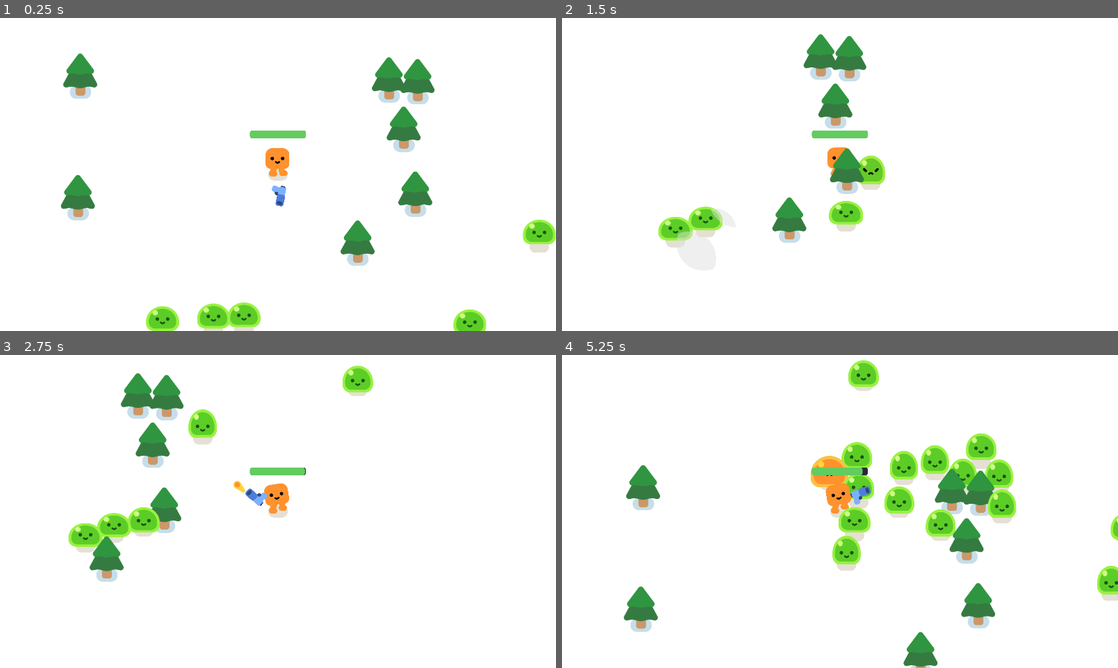
Above: before the commit, frames 1-4 (two rows, left to right).
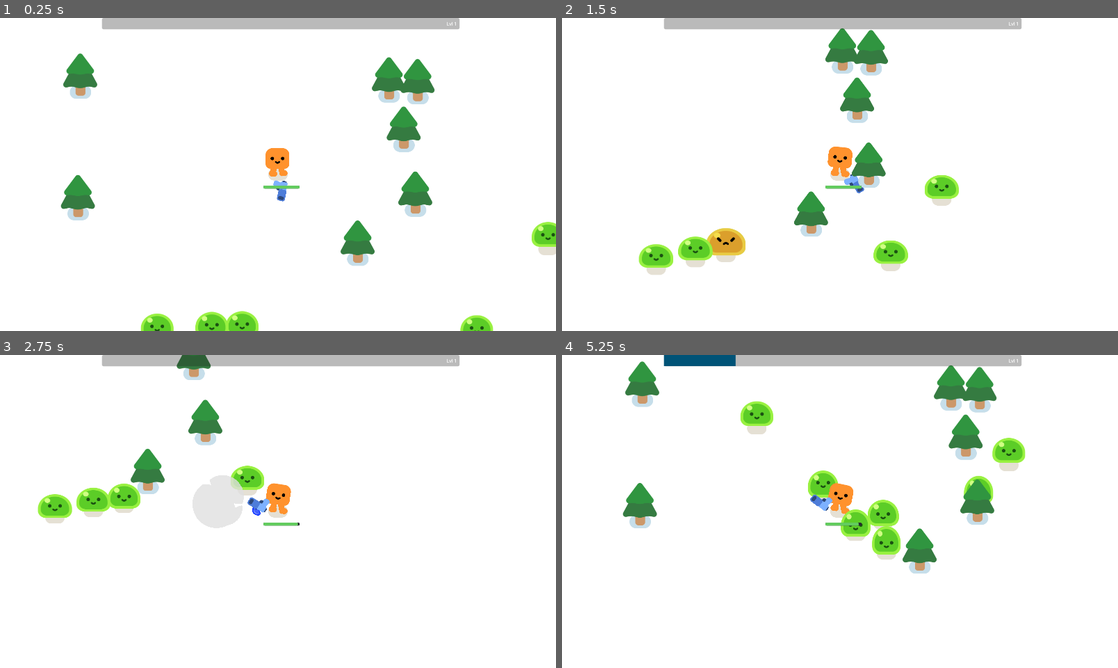
Above: after the commit, the same moments.

Repository: nickbmeisner/Vampire-Survivor-Style-Game
Game: Godot game, scene res://survivors_game.tscn
Two runs of this game, one before a commit and one after it. Both use one fixed random seed, a clock stepped at 60 frames per second and the inputs below.
Inputs:
- Up to frame 1 (0.25 s): no input
- Up to frame 2 (1.5 s): hold D (move_right) 0.53-1.28 s; hold S (move_down) from 1.28 s (still down)
- Up to frame 3 (2.75 s): release S (move_down) at 2.03 s; hold D (move_right) from 2.03 s (still down)
- Up to frame 4 (5.25 s): release D (move_right) at 2.78 s; hold W (move_up) 2.78-3.53 s; hold A (move_left) 3.53-5.03 s; hold S (move_down) from 5.03 s (still down)

The runs differ from the first frame. In frame 1, 4.5% of the frame differs, in the area x 18-100%, y 0-100%; in frame 2, 11%; in frame 3, 11%; in frame 4, 17%, in the area x 10-100%, y 0-100%.

Commit message:
Added two kinds of experience shards, experience bar, and levels

Diff:
--- a/Mob.gd
+++ b/Mob.gd
@@ -1,6 +1,7 @@
 extends CharacterBody2D
 
 var health = 3
+var speed = 175
 
 @onready var player = get_node("/root/Game/Player")
 
@@ -9,7 +10,7 @@
 
 func _physics_process(delta):
 	var direction = global_position.direction_to(player.global_position)
-	velocity = direction * 300.0
+	velocity = direction * speed
 	move_and_slide()
 
 func take_damage():
@@ -23,3 +24,14 @@
 		var smoke = SMOKE_SCENE.instantiate()
 		get_parent().add_child(smoke)
 		smoke.global_position = global_position
+
+		const EXP_SHARD_1 = preload("res://exp_shard_1.tscn")
+		const EXP_SHARD_5 = preload("res://exp_shard_5.tscn")
+
+		var exp = EXP_SHARD_1.instantiate()
+
+		if (randi() % 51) > 48:
+			exp = EXP_SHARD_5.instantiate()
+
+		get_parent().add_child(exp)
+		exp.global_position = global_position
--- /dev/null
+++ b/ProgressBar2.gd
@@ -0,0 +1 @@
+extends ProgressBar
--- /dev/null
+++ b/exp_shard.gd
@@ -0,0 +1,15 @@
+extends Area2D
+
+@onready var player = get_node("/root/Game/Player")
+
+func _physics_process(delta):
+	const SPEED = 600
+	var direction = global_position.direction_to(player.global_position)
+	var distance = abs(player.global_position - global_position)
+	if distance.length() < 300:
+		position += direction * SPEED * delta
+
+func _on_body_entered(body):
+	queue_free()
+	if body.has_method("gain_experience"):
+		body.gain_experience(1)
--- /dev/null
+++ b/exp_shard_1.tscn
@@ -0,0 +1,20 @@
+[gd_scene load_steps=4 format=3 uid="uid://b2pix23ee0rgp"]
+
+[ext_resource type="Script" path="res://exp_shard.gd" id="1_cg7hh"]
+[ext_resource type="Texture2D" uid="uid://c48aubnjv2ny7" path="res://experience_shards/blue_exp.png" id="2_slt0p"]
+
+[sub_resource type="CapsuleShape2D" id="CapsuleShape2D_s4rra"]
+
+[node name="exp_shard_1" type="Area2D"]
+collision_layer = 0
+script = ExtResource("1_cg7hh")
+
+[node name="CollisionShape2D" type="CollisionShape2D" parent="."]
+shape = SubResource("CapsuleShape2D_s4rra")
+
+[node name="BlueExp" type="Sprite2D" parent="."]
+position = Vector2(6, 1)
+scale = Vector2(0.23125, 0.23125)
+texture = ExtResource("2_slt0p")
+
+[connection signal="body_entered" from="." to="." method="_on_body_entered"]
--- /dev/null
+++ b/exp_shard_5.gd
@@ -0,0 +1,15 @@
+extends Area2D
+
+@onready var player = get_node("/root/Game/Player")
+
+func _physics_process(delta):
+	const SPEED = 600
+	var direction = global_position.direction_to(player.global_position)
+	var distance = abs(player.global_position - global_position)
+	if distance.length() < 300:
+		position += direction * SPEED * delta
+
+func _on_body_entered(body):
+	queue_free()
+	if body.has_method("gain_experience"):
+		body.gain_experience(5)
--- /dev/null
+++ b/exp_shard_5.tscn
@@ -0,0 +1,20 @@
+[gd_scene load_steps=4 format=3 uid="uid://doy8ols1f8ywl"]
+
+[ext_resource type="Script" path="res://exp_shard_5.gd" id="1_3a6p0"]
+[ext_resource type="Texture2D" uid="uid://dgx2ah1sp7bod" path="res://experience_shards/red_exp2.png" id="2_0ryth"]
+
+[sub_resource type="CapsuleShape2D" id="CapsuleShape2D_s4rra"]
+
+[node name="exp_shard_5" type="Area2D"]
+collision_layer = 0
+script = ExtResource("1_3a6p0")
+
+[node name="CollisionShape2D" type="CollisionShape2D" parent="."]
+shape = SubResource("CapsuleShape2D_s4rra")
+
+[node name="RedExp2" type="Sprite2D" parent="."]
+position = Vector2(2, 4)
+scale = Vector2(0.0541667, 0.0541667)
+texture = ExtResource("2_0ryth")
+
+[connection signal="body_entered" from="." to="." method="_on_body_entered"]
--- a/gun.tscn
+++ b/gun.tscn
@@ -18,7 +18,7 @@
 rotation = 0.000240269
 
 [node name="Pistol" type="Sprite2D" parent="WeaponPivot"]
-position = Vector2(82.9957, -18.0199)
+position = Vector2(64.9954, -19.0156)
 texture = ExtResource("1_lgduh")
 
 [node name="ShootingPoint" type="Marker2D" parent="WeaponPivot/Pistol"]
@@ -26,7 +26,7 @@
 position = Vector2(24.993, -11.0214)
 
 [node name="Timer" type="Timer" parent="."]
-wait_time = 0.3
+wait_time = 0.5
 autostart = true
 
 [connection signal="timeout" from="Timer" to="." method="_on_timer_timeout"]
--- a/player.gd
+++ b/player.gd
@@ -2,11 +2,21 @@
 
 signal health_depleted
 
-var health = 100.0
+@onready var health_bar = get_node("/root/Game/ScreenInfo/HealthBar")
+@onready var exp_bar = get_node("/root/Game/ScreenInfo/ExpBar")
+@onready var level_label = get_node("/root/Game/ScreenInfo/LevelLabel")
+
+
+var speed = 500
+var health = 40.0
+var level = 1
+var exp_scaling = 1
+var exp_required = 5
+var current_exp = 0
 
 func _physics_process(delta):
 	var direction = Input.get_vector("move_left","move_right","move_up","move_down")
-	velocity = direction * 600
+	velocity = direction * speed
 	move_and_slide()
 
 	if velocity.length() > 0.0:
@@ -18,6 +28,18 @@
 	var overlapping_mobs = %Hurtbox.get_overlapping_bodies()
 	if overlapping_mobs.size() > 0:
 		health -=DAMAGE_RATE * overlapping_mobs.size() * delta
-		%ProgressBar.value = health
+		health_bar.value = health
 		if health <= 0.0:
 			health_depleted.emit()
+
+func gain_experience(exp):
+	current_exp += exp
+	while current_exp >= exp_required:
+		level += 1
+		level_label.text = "Lvl " + str(level)
+		if level % 10 == 0:
+			exp_scaling += 0.5
+		current_exp -= exp_required
+		exp_required += (10 * exp_scaling)
+	exp_bar.max_value = exp_required
+	exp_bar.value = current_exp
--- a/player.tscn
+++ b/player.tscn
@@ -9,20 +9,6 @@
 
 [sub_resource type="CircleShape2D" id="CircleShape2D_4xluo"]
 radius = 41.0122
-
-[sub_resource type="StyleBoxFlat" id="StyleBoxFlat_1qmqy"]
-bg_color = Color(0.152941, 0.168627, 0.188235, 1)
-corner_radius_top_left = 8
-corner_radius_top_right = 8
-corner_radius_bottom_right = 8
-corner_radius_bottom_left = 8
-
-[sub_resource type="StyleBoxFlat" id="StyleBoxFlat_0bfh5"]
-bg_color = Color(0.388235, 0.8, 0.372549, 1)
-corner_radius_top_left = 8
-corner_radius_top_right = 8
-corner_radius_bottom_right = 8
-corner_radius_bottom_left = 8
 
 [node name="Player" type="CharacterBody2D"]
 script = ExtResource("1_5s66o")
@@ -47,14 +33,3 @@
 position = Vector2(1, -12)
 shape = SubResource("CircleShape2D_4xluo")
 debug_color = Color(0.734464, 0.428029, 0.525772, 0.42)
-
-[node name="ProgressBar" type="ProgressBar" parent="."]
-unique_name_in_owner = true
-offset_left = -97.0
-offset_top = -152.0
-offset_right = 96.0
-offset_bottom = -125.0
-theme_override_styles/background = SubResource("StyleBoxFlat_1qmqy")
-theme_override_styles/fill = SubResource("StyleBoxFlat_0bfh5")
-value = 100.0
-show_percentage = false
--- a/survivors_game.tscn
+++ b/survivors_game.tscn
@@ -1,8 +1,25 @@
-[gd_scene load_steps=5 format=3 uid="uid://derdg774bseu0"]
+[gd_scene load_steps=8 format=3 uid="uid://derdg774bseu0"]
 
 [ext_resource type="PackedScene" uid="uid://vln68s4lxy74" path="res://player.tscn" id="1_aoyiu"]
 [ext_resource type="Script" path="res://survivors_game.gd" id="1_ysrbn"]
 [ext_resource type="PackedScene" uid="uid://b2tpkwqyam4r5" path="res://pine_tree.tscn" id="2_6d5ww"]
+
+[sub_resource type="StyleBoxFlat" id="StyleBoxFlat_spm8c"]
+bg_color = Color(0.152941, 0.168627, 0.188235, 1)
+corner_radius_top_left = 8
+corner_radius_top_right = 8
+corner_radius_bottom_right = 8
+corner_radius_bottom_left = 8
+
+[sub_resource type="StyleBoxFlat" id="StyleBoxFlat_1mmvr"]
+bg_color = Color(0.388235, 0.8, 0.372549, 1)
+corner_radius_top_left = 8
+corner_radius_top_right = 8
+corner_radius_bottom_right = 8
+corner_radius_bottom_left = 8
+
+[sub_resource type="StyleBoxFlat" id="StyleBoxFlat_42ghn"]
+bg_color = Color(1.29953e-06, 0.324373, 0.468566, 1)
 
 [sub_resource type="Curve2D" id="Curve2D_b155c"]
 _data = {
@@ -14,6 +31,38 @@
 y_sort_enabled = true
 position = Vector2(-70, -38)
 script = ExtResource("1_ysrbn")
+
+[node name="ScreenInfo" type="CanvasLayer" parent="."]
+layer = 30
+
+[node name="HealthBar" type="ProgressBar" parent="ScreenInfo"]
+unique_name_in_owner = true
+offset_left = 909.0
+offset_top = 578.0
+offset_right = 1035.0
+offset_bottom = 589.0
+theme_override_styles/background = SubResource("StyleBoxFlat_spm8c")
+theme_override_styles/fill = SubResource("StyleBoxFlat_1mmvr")
+max_value = 40.0
+value = 40.0
+show_percentage = false
+
+[node name="ExpBar" type="ProgressBar" parent="ScreenInfo"]
+unique_name_in_owner = true
+offset_left = 352.0
+offset_right = 1587.0
+offset_bottom = 39.0
+theme_override_styles/fill = SubResource("StyleBoxFlat_42ghn")
+max_value = 5.0
+step = 1.0
+show_percentage = false
+
+[node name="LevelLabel" type="Label" parent="ScreenInfo"]
+offset_left = 1542.0
+offset_top = 8.0
+offset_right = 1582.0
+offset_bottom = 31.0
+text = "Lvl 1"
 
 [node name="CanvasLayer" type="CanvasLayer" parent="."]
 layer = -30
@@ -58,7 +107,6 @@
 position = Vector2(1319, 879)
 
 [node name="Timer" type="Timer" parent="."]
-wait_time = 0.3
 autostart = true
 
 [node name="GameOver" type="CanvasLayer" parent="."]
Binary file added: experience_shards/blue_exp.png
Not shown, added: experience_shards/blue_exp.png.import
Binary file added: experience_shards/red_exp.png
Not shown, added: experience_shards/red_exp.png.import
Binary file added: experience_shards/red_exp2.png
Not shown, added: experience_shards/red_exp2.png.import
Not shown: 1 places in player.tscn that only renumber resources
Not shown, added: exp6725.tmp
